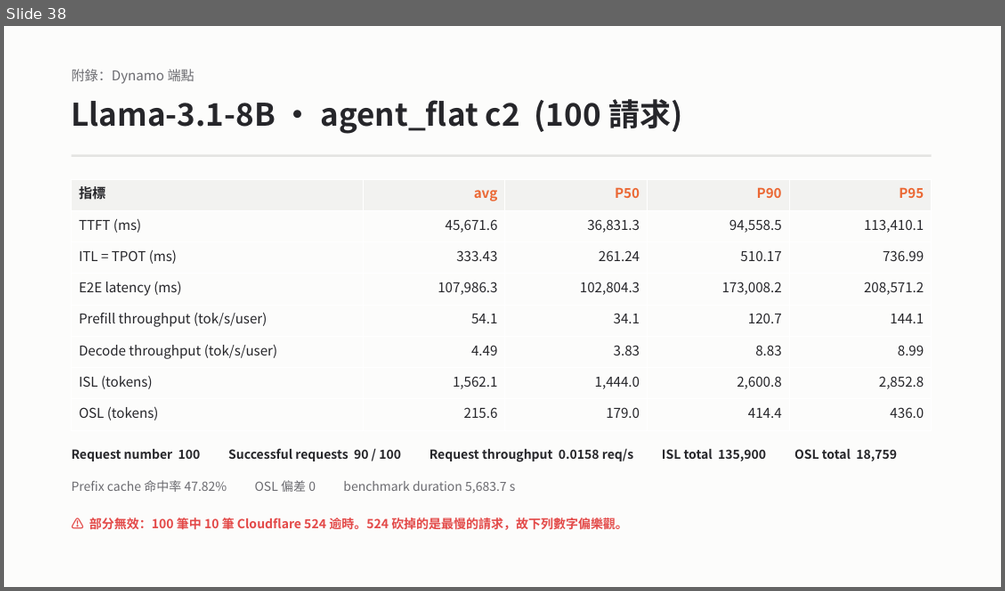
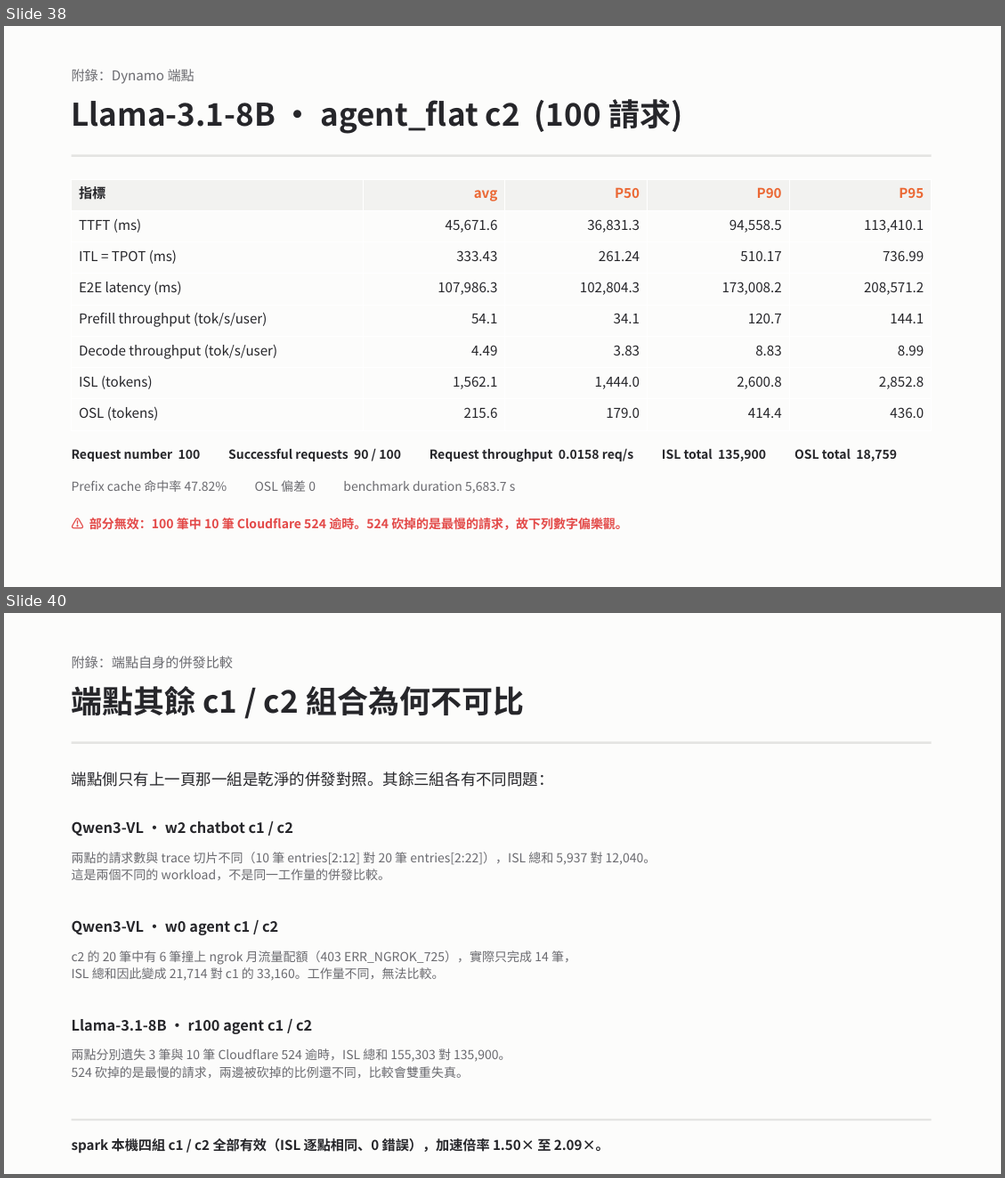
Before and after one commit to anud18/qwen36-vllm-aiperf-benchmark, a slide deck: results/nvfp4/optimumxt_findings.pptx. Shown one above the other, each under a label of ours: slide 38 before the commit, slides 38 and 40 after it; the slides between them are not shown. The pictures are 1005x591 and 1005x1178 pixels, drawn with LibreOffice and Linux fonts; fonts in the diff are those of the drawing. Boxes give left, top, right and bottom in pixels: in the first picture for what was removed or moved away, otherwise in the second. Text is boxed around its words. In the diff, an @@ line names an element or a change of style, - is before the commit and + after.

```diff
--- a/results/nvfp4/optimumxt_findings.pptx
+++ b/results/nvfp4/optimumxt_findings.pptx
@@ slide 40 added at (x1=4, y1=613, x2=1001, y2=1174), background #FCFCFB @@
@@ text added at (x1=72, y1=656, x2=234, y2=668), 13 pt, text #6B6B70 @@
+附錄：端點自身的併發比較
@@ text added at (x1=72, y1=686, x2=524, y2=715), 30 pt, text #26262A, bold @@
+端點其餘 c1 / c2 組合為何不可比
@@ rectangle added at (x1=72, y1=742, x2=931, y2=744), fill #E4E4E2 @@
@@ text added at (x1=72, y1=771, x2=554, y2=787), 15 pt, text #26262A @@
+端點側只有上一頁那一組是乾淨的併發對照。其餘三組各有不同問題：
@@ text added at (x1=72, y1=821, x2=293, y2=836), 14 pt, text #26262A, bold @@
+Qwen3-VL · w2 chatbot c1 / c2
@@ text added at (x1=72, y1=852, x2=656, y2=880), 12 pt, text #6B6B70 @@
+兩點的請求數與 trace 切片不同（10 筆 entries[2:12] 對 20 筆 entries[2:22]），ISL 總和 5,937 對 12,040。
+這是兩個不同的 workload，不是同一工作量的併發比較。
@@ text added at (x1=72, y1=920, x2=278, y2=935), 14 pt, text #26262A, bold @@
+Qwen3-VL · w0 agent c1 / c2
@@ text added at (x1=72, y1=950, x2=576, y2=981), 12 pt, text #6B6B70 @@
+c2 的 20 筆中有 6 筆撞上 ngrok 月流量配額（403 ERR_NGROK_725），實際只完成 14 筆，
+ISL 總和因此變成 21,714 對 c1 的 33,160。工作量不同，無法比較。
@@ text added at (x1=72, y1=1019, x2=312, y2=1034), 14 pt, text #26262A, bold @@
+Llama-3.1-8B · r100 agent c1 / c2
@@ text added at (x1=72, y1=1048, x2=510, y2=1078), 12 pt, text #6B6B70 @@
+兩點分別遺失 3 筆與 10 筆 Cloudflare 524 逾時，ISL 總和 155,303 對 135,900。
+524 砍掉的是最慢的請求，兩邊被砍掉的比例還不同，比較會雙重失真。
@@ rectangle added at (x1=72, y1=1119, x2=931, y2=1121), fill #E4E4E2 @@
@@ text added at (x1=72, y1=1138, x2=609, y2=1153), 13 pt, text #26262A, bold @@
+spark 本機四組 c1 / c2 全部有效（ISL 逐點相同、0 錯誤），加速倍率 1.50× 至 2.09×。
```
Also in this commit, not shown: 1 other slide added, 2 other files.
